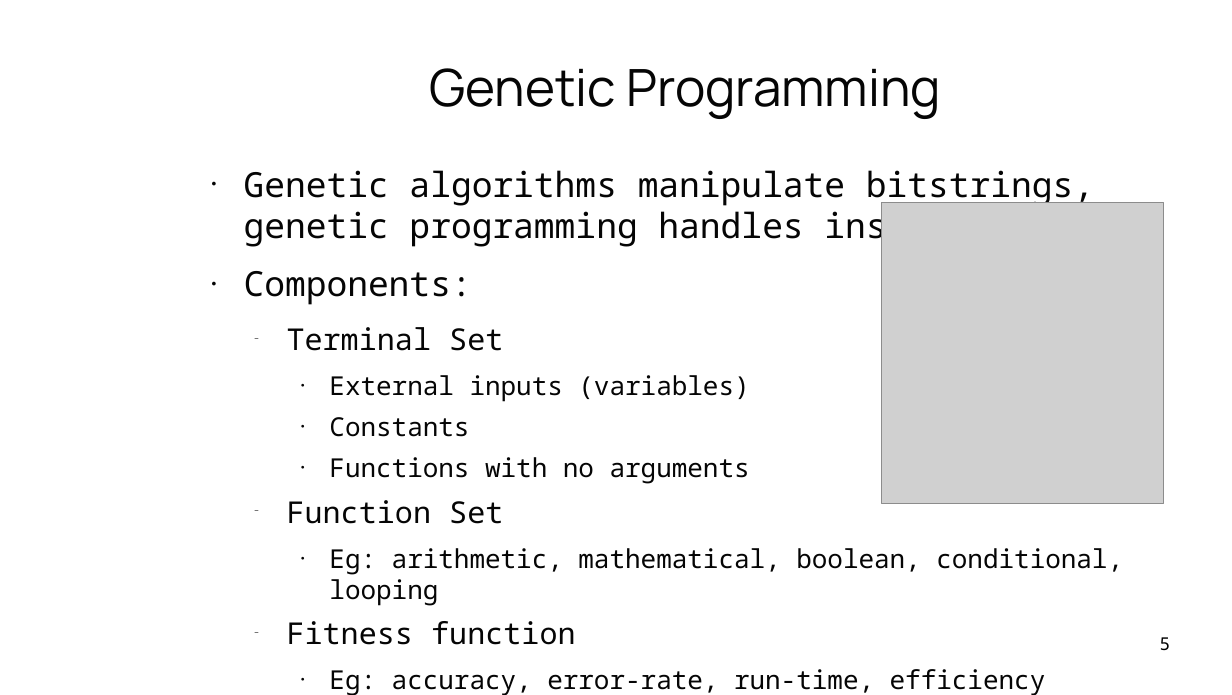
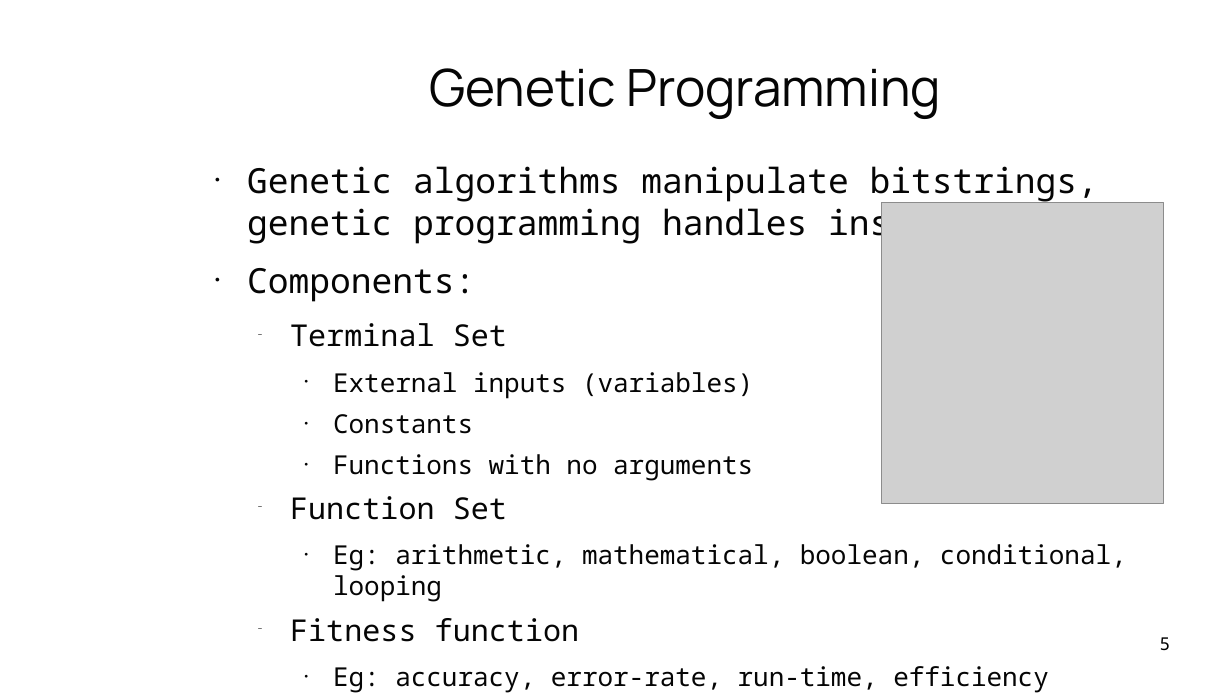
Before and after one commit to trougnouf/lingi2369, a slide deck: slide 5 of presentation.odp. Drawn at 1232x695 pixels with LibreOffice and Linux fonts; fonts in the diff are those of the drawing; grey boxes stand for pictures; background and template pictures are left out. Boxes give left, top, right and bottom in pixels: in the first picture for what was removed or moved away, otherwise in the second. Text is boxed around its words. In the diff, an @@ line names an element or a change of style, - is before the commit and + after.

```diff
--- a/presentation.odp
+++ b/presentation.odp
@@ text "Genetic algorithms manipulate bitstrings, genetic ...": place and size @@
-text "Genetic algorithms manipulate bitstrings, genetic ..." at <box>244,170,1123,695</box>
+text "Genetic algorithms manipulate bitstrings, genetic ..." at <box>247,166,1127,692</box>
```
Also in this commit, not shown: 3 other slides changed, 5 slides added, 4 slides removed, 3 other files.
